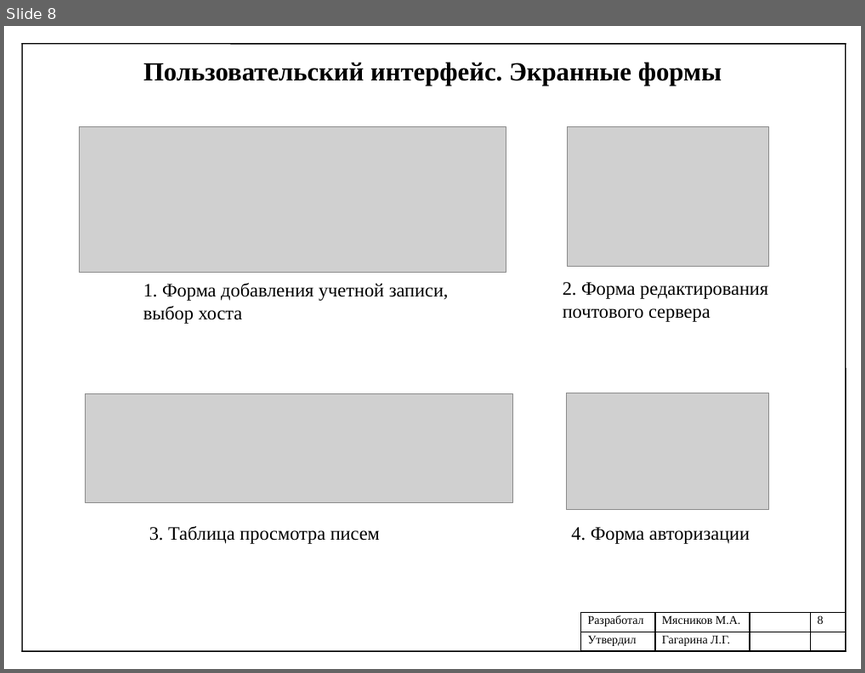
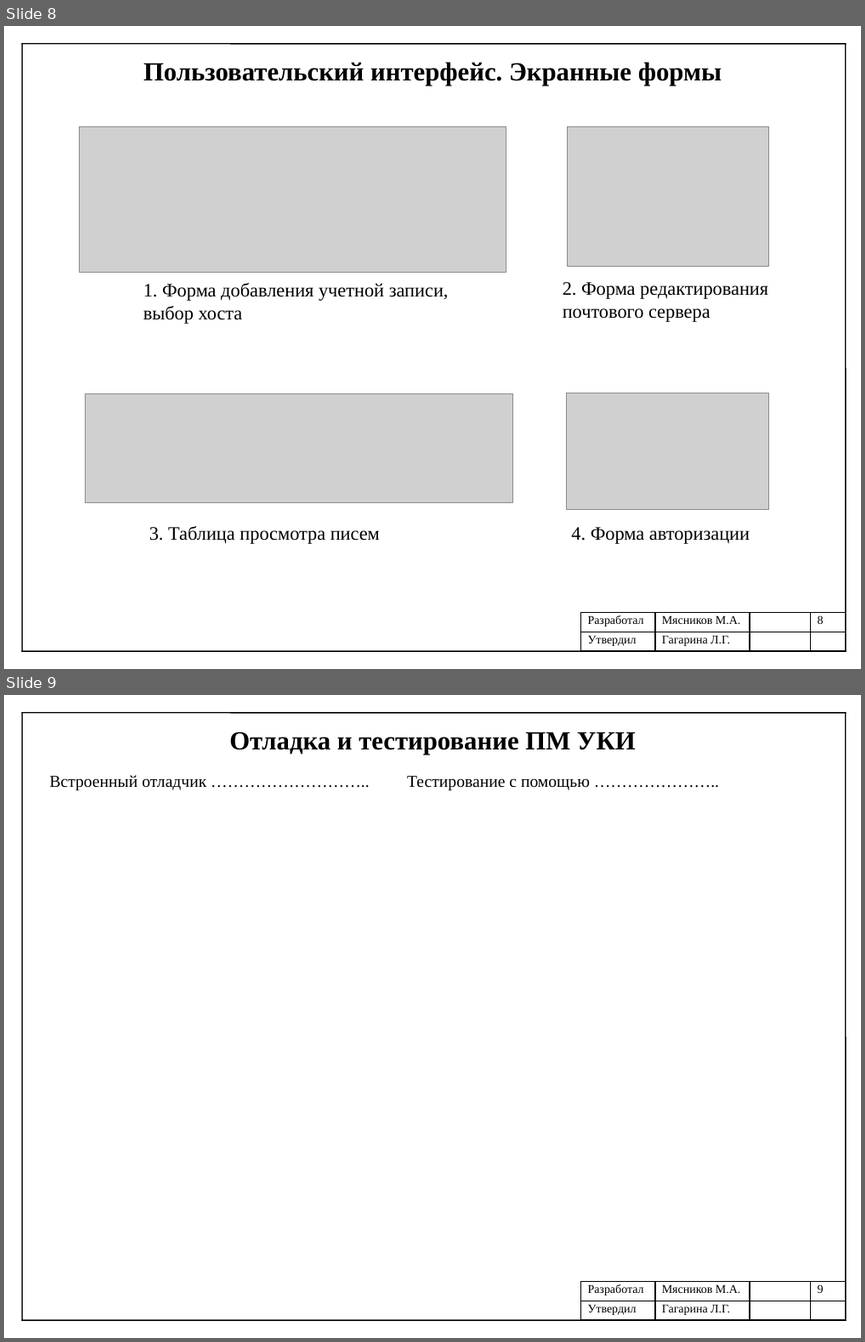
Before and after one commit to mJaJksJ/VCR, a slide deck: Научно-исследовательская практика/Презентация отчета.pptx. Shown one above the other, each under a label of ours: slide 8 before the commit, slides 8 and 9 after it. The pictures are 865x673 and 865x1342 pixels, drawn with LibreOffice and Linux fonts; fonts in the diff are those of the drawing; grey boxes stand for pictures. Boxes give left, top, right and bottom in pixels: in the first picture for what was removed or moved away, otherwise in the second. Text is boxed around its words. In the diff, an @@ line names an element or a change of style, - is before the commit and + after.

```diff
--- a/Научно-исследовательская практика/Презентация отчета.pptx
+++ b/Научно-исследовательская практика/Презентация отчета.pptx
@@ slide 9 added at <box>4,695,861,1338</box>, background #FFFFFF @@
@@ line added from (22, 713) to (22, 1320), #000000 1 pt @@
@@ line added from (22, 713) to (846, 713), #000000 1 pt @@
@@ line added from (846, 713) to (846, 1320), #000000 1 pt @@
@@ text added at <box>229,732,636,755</box>, 22 pt, text #000000, bold @@
+Отладка и тестирование ПМ УКИ
@@ text added at <box>50,775,206,791</box>, 14 pt, text #000000 @@
+Встроенный отладчик ………………………..
@@ text added at <box>407,776,590,791</box>, 14 pt, text #000000 @@
+Тестирование с помощью …………………..
@@ table added at <box>580,1281,846,1320</box>, 2 rows, 4 columns @@
+Разработал | Мясников М.А. |  | 9
+Утвердил | Гагарина Л.Г. |  | 
@@ line added from (22, 1320) to (846, 1320), #000000 1 pt @@
```
Also in this commit, not shown: 4 slides changed, 3 other files.
